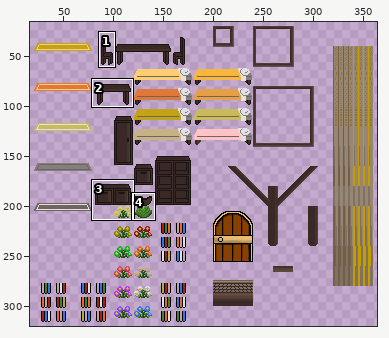
File history of a sprite sheet, 2D Metroidvania/Assets/Resources/Tilemaps/tiles-house.png. The first picture is a wide view before the edit; the outline marks the close-up.
Close-up. Before the edit:
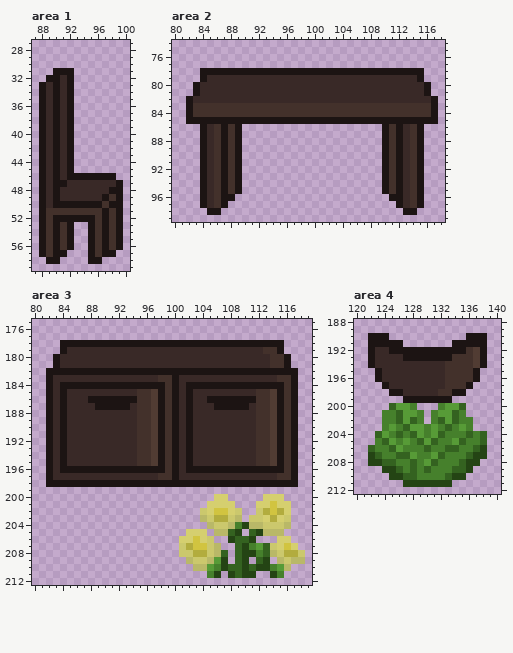
The file is 380x340 pixels. Colours within 5 levels of each other are drawn and written as one. Shown: area 1: x 87..100, y 27..59; area 2: x 80..118, y 74..99; area 3: x 80..119, y 175..212; area 4: x 120..140, y 188..212. The wide view leaves out empty margins. The commit also changed other parts of the picture, which this record leaves out.
After the commit:
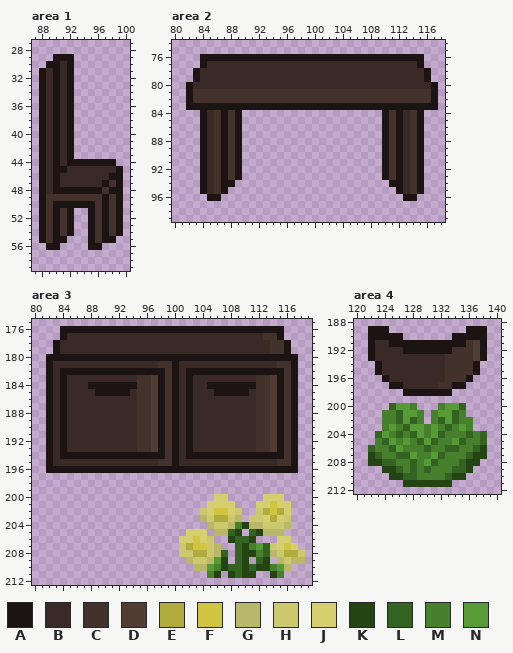
Palette (. is transparent): A #1c1413  B #392927  C #43312b  D #513c33  E #b2ac3e  F #d1c440  G #b9b868  H #cbc86d  J #d5cf6f  K #244414  L #346220  M #46802c  N #579b37
Changes in this commit:
--- area 1
@@ x 87..94 @@
 28 ........
-29 ........
-30 ........
-31 ...AAA..
-32 ..AABA..
+29 ...AAA..
+30 ..AABA..
+31 .ABABA..
+32 .ABABA..
 33 .ABABA..
@@ x 87..100 @@
 43 .ABABA........
-44 .ABABA........
-45 .ABABA........
-46 .ABABAAAAAAA..
-47 .ABAABBBBBBBA.
-48 .ABABBBBBBBAA.
-49 .ABABBBBBBACA.
-50 .ABAAAAAAACAA.
-51 .ACCCCCCCCACA.
-52 .ACAAAAAACACA.
+44 .ABABAAAAAAA..
+45 .ABAABBBBBBBA.
+46 .ABABBBBBBBAA.
+47 .ABABBBBBBACA.
+48 .ABAAAAAAACAA.
+49 .ACCCCCCCCACA.
+50 .ACAAAAAACACA.
+51 .ACACA..ACACA.
+52 .ACACA..ACACA.
 53 .ACACA..ACACA.
 54 .ACACA..ACACA.
-55 .ACACA..ACACA.
-56 .ACACA..ACACA.
-57 .ACAA...ACAA..
-58 ..AA....AA....
+55 .ACAA...ACAA..
+56 ..AA....AA....
+57 ..............
+58 ..............
 59 ..............
--- area 2
@@ x 80..118 @@
  75 .......................................
- 76 .......................................
- 77 .......................................
- 78 ....AAAAAAAAAAAAAAAAAAAAAAAAAAAAAAAA...
- 79 ....ABBBBBBBBBBBBBBBBBBBBBBBBBBBBBBA...
- 80 ...ABBBBBBBBBBBBBBBBBBBBBBBBBBBBBBBBA..
- 81 ...ABBBBBBBBBBBBBBBBBBBBBBBBBBBBBBBBA..
- 82 ..ABBBBBBBBBBBBBBBBBBBBBBBBBBBBBBBBBBA.
- 83 ..ACCCCCCCCCCCCCCCCCCCCCCCCCCCCCCCCCCA.
- 84 ..ACCCCCCCCCCCCCCCCCCCCCCCCCCCCCCCCCCA.
- 85 ..AAAAAAAAAAAAAAAAAAAAAAAAAAAAAAAAAAAA.
+ 76 ....AAAAAAAAAAAAAAAAAAAAAAAAAAAAAAAA...
+ 77 ....ABBBBBBBBBBBBBBBBBBBBBBBBBBBBBBA...
+ 78 ...ABBBBBBBBBBBBBBBBBBBBBBBBBBBBBBBBA..
+ 79 ...ABBBBBBBBBBBBBBBBBBBBBBBBBBBBBBBBA..
+ 80 ..ABBBBBBBBBBBBBBBBBBBBBBBBBBBBBBBBBBA.
+ 81 ..ACCCCCCCCCCCCCCCCCCCCCCCCCCCCCCCCCCA.
+ 82 ..ACCCCCCCCCCCCCCCCCCCCCCCCCCCCCCCCCCA.
+ 83 ..AAAAAAAAAAAAAAAAAAAAAAAAAAAAAAAAAAAA.
+ 84 ....ABCACA....................ACABCA...
+ 85 ....ABCACA....................ACABCA...
  86 ....ABCACA....................ACABCA...
@@ x 80..118 @@
  93 ....ABCACA....................ACABCA...
- 94 ....ABCACA....................ACABCA...
- 95 ....ABCACA....................ACABCA...
- 96 ....ABCAA......................AABCA...
- 97 ....ABCA........................ABCA...
- 98 .....AA..........................AA....
+ 94 ....ABCAA......................AABCA...
+ 95 ....ABCA........................ABCA...
+ 96 .....AA..........................AA....
+ 97 .......................................
+ 98 .......................................
  99 .......................................
--- area 3
@@ x 80..119 @@
 175 ........................................
-176 ........................................
-177 ........................................
-178 ....AAAAAAAAAAAAAAAAAAAAAAAAAAAAAAAA....
-179 ....ABBBBBBBBBBBBBBBBBBBBBBBBBBBBCCA....
-180 ...ABBBBBBBBBBBBBBBBBBBBBBBBBBBBBBCCA...
-181 ...ABBBBBBBBBBBBBBBBBBBBBBBBBBBBBBCCA...
-182 ..AAAAAAAAAAAAAAAAAAAAAAAAAAAAAAAAAAAA..
-183 ..ABBBBBBBBBBBBBBBCCABBBBBBBBBBBBBBCCA..
-184 ..ABAAAAAAAAAAAAAAACABAAAAAAAAAAAAAACA..
-185 ..ABABBBBBBBBBBCCDACABABBBBBBBBBCCDACA..
-186 ..ABABBBAAAAAAACCDACABABBAAAAAAACCDACA..
-187 ..ABABBBBAAAAABCCDACABABBBAAAAABCCDACA..
+176 ....AAAAAAAAAAAAAAAAAAAAAAAAAAAAAAAA....
+177 ....ABBBBBBBBBBBBBBBBBBBBBBBBBBBBCCA....
+178 ...ABBBBBBBBBBBBBBBBBBBBBBBBBBBBBBCCA...
+179 ...ABBBBBBBBBBBBBBBBBBBBBBBBBBBBBBCCA...
+180 ..AAAAAAAAAAAAAAAAAAAAAAAAAAAAAAAAAAAA..
+181 ..ABBBBBBBBBBBBBBBCCABBBBBBBBBBBBBBCCA..
+182 ..ABAAAAAAAAAAAAAAACABAAAAAAAAAAAAAACA..
+183 ..ABABBBBBBBBBBCCDACABABBBBBBBBBCCDACA..
+184 ..ABABBBAAAAAAACCDACABABBAAAAAAACCDACA..
+185 ..ABABBBBAAAAABCCDACABABBBAAAAABCCDACA..
+186 ..ABABBBBBBBBBBCCDACABABBBBBBBBBCCDACA..
+187 ..ABABBBBBBBBBBCCDACABABBBBBBBBBCCDACA..
 188 ..ABABBBBBBBBBBCCDACABABBBBBBBBBCCDACA..
@@ x 80..119 @@
 193 ..ABABBBBBBBBBBCCDACABABBBBBBBBBCCDACA..
-194 ..ABABBBBBBBBBBCCDACABABBBBBBBBBCCDACA..
-195 ..ABABBBBBBBBBBCCDACABABBBBBBBBBCCDACA..
-196 ..ABAAAAAAAAAAAAAAACABAAAAAAAAAAAAAACA..
-197 ..ABBBBBBBBBBBBBBBCCABBBBBBBBBBBBBBCCA..
-198 ..AAAAAAAAAAAAAAAAAAAAAAAAAAAAAAAAAAAA..
+194 ..ABAAAAAAAAAAAAAAACABAAAAAAAAAAAAAACA..
+195 ..ABBBBBBBBBBBBBBBCCABBBBBBBBBBBBBBCCA..
+196 ..AAAAAAAAAAAAAAAAAAAAAAAAAAAAAAAAAAAA..
+197 ........................................
+198 ........................................
 199 ........................................
--- area 4
@@ x 120..140 @@
 188 .....................
-189 .....................
-190 ..AAA...........AAA..
-191 ..AAAAA.......AAAAA..
-192 ..ABBAAAAAAAAAAACDA..
-193 ..ABBBBAAAAAAACCCDA..
-194 ..ABBBBBBBBBBCCCCDA..
+189 ..AAA...........AAA..
+190 ..AAAAA.......AAAAA..
+191 ..ABBAAAAAAAAAAACDA..
+192 ..ABBBBAAAAAAACCCDA..
+193 ..ABBBBBBBBBBCCCCDA..
+194 ...ABBBBBBBBBCCCCA...
 195 ...ABBBBBBBBBCCCCA...
-196 ...ABBBBBBBBBCCCCA...
-197 ....ABBBBBBBBCCCA....
-198 .....AABBBBBCCAA.....
-199 .......AAAAAAA.......
+196 ....ABBBBBBBBCCCA....
+197 .....AABBBBBCCAA.....
+198 .......AAAAAAA.......
+199 .....................
 200 .....LNNM...MNNL.....
